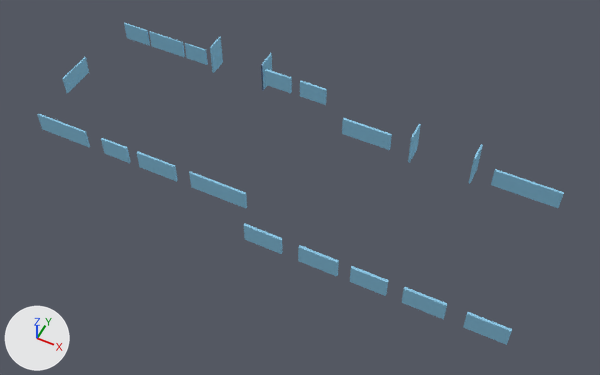
The Blender file models/St_Etage_fassade.blend as it was, and as the next commit left it.
The view is the same before and after, from a camera (50 mm lens) standing at (27.4, -41.0, 48.2) and looking at (7.9, -2.0, -0.6). Lighting does not change. The marker at lower left points along +X, +Y and +Z.

The first picture shows 'Fenster.001', 'Fenster.004', 'Fenster.006', 'Fenster.007', 'Fenster.008', 'Fenster.009', 'Fenster.010', 'Fenster.011', 'Fenster.012', 'Fenster.013', 'Fenster.014', 'Fenster.015'.
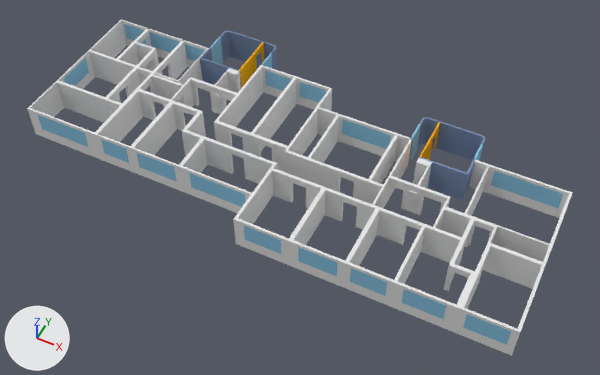
Pixel boxes [x1, y1, x2, y2] of what changed, in the pictures (600 x 375 px):
'Walls.013', shown: after [27, 50, 572, 356]
'Walls.006', added (blue): after [408, 117, 485, 200]
'Walls.001', added (blue): after [200, 31, 276, 86]
'Walls.025', shown: after [89, 19, 209, 89]
'Walls.003', shown: after [389, 158, 450, 229]
'Walls.020', shown: after [137, 67, 194, 107]
'Walls.019', shown: after [189, 68, 241, 114]
'Walls.016', shown: after [173, 101, 206, 156]
'Walls.027', shown: after [116, 28, 159, 81]
'Walls.026', shown: after [153, 40, 188, 79]
'Walls.034', shown: after [239, 42, 264, 88]
'Walls.033', shown: after [420, 122, 440, 160]
'Walls.002', shown: after [374, 187, 384, 208]
'Walls.000', shown: after [408, 191, 417, 203]
'Walls.028', shown: after [213, 93, 220, 105]

What changed in the scene script:
```text
Add me_cube_000:
    me_cube_000.from_pydata(...)  # 222 vertices, 205 faces, 1 loose edge; spans x -2.02..3.12, y -2.54..1.86, z -1.42..1.43
    me_cube_000.materials.append(mat_blue_wall_mat)  # blue #7c90b2
Add me_cube_003:
    me_cube_003.from_pydata(...)  # 180 vertices, 159 faces; spans x -3.08..2.15, y -2.46..2.03, z -1.42..1.42
    me_cube_003.materials.append(mat_blue_wall_mat)  # blue #7c90b2
Change ob_walls_034:
    remove ob_walls_034.hide_set(True)  # its collection is switched off
Change ob_walls_033:
    remove ob_walls_033.hide_set(True)  # its collection is switched off
Change ob_walls_028:
    remove ob_walls_028.hide_set(True)  # its collection is switched off
Change ob_walls_027:
    remove ob_walls_027.hide_set(True)  # its collection is switched off
Change ob_walls_026:
    remove ob_walls_026.hide_set(True)  # its collection is switched off
Change ob_walls_025:
    remove ob_walls_025.hide_set(True)  # its collection is switched off
Change ob_walls_020:
    remove ob_walls_020.hide_set(True)  # its collection is switched off
Change ob_walls_019:
    remove ob_walls_019.hide_set(True)  # its collection is switched off
Change ob_walls_016:
    remove ob_walls_016.hide_set(True)  # its collection is switched off
Change ob_walls_013:
    remove ob_walls_013.hide_set(True)  # its collection is switched off
Change ob_walls_003:
    remove ob_walls_003.hide_set(True)  # its collection is switched off
Change ob_walls_002:
    remove ob_walls_002.hide_set(True)  # its collection is switched off
Change ob_walls_000:
    remove ob_walls_000.hide_set(True)  # its collection is switched off
Add ob_walls_001:
    ob_walls_001 = bpy.data.objects.new('Walls.001', me_cube_000)
    ob_walls_001.location = (-2.92, 7.15, 1.39)
Add ob_walls_006:
    ob_walls_006 = bpy.data.objects.new('Walls.006', me_cube_003)
    ob_walls_006.location = (17.65, 4.41, 1.39)
```
